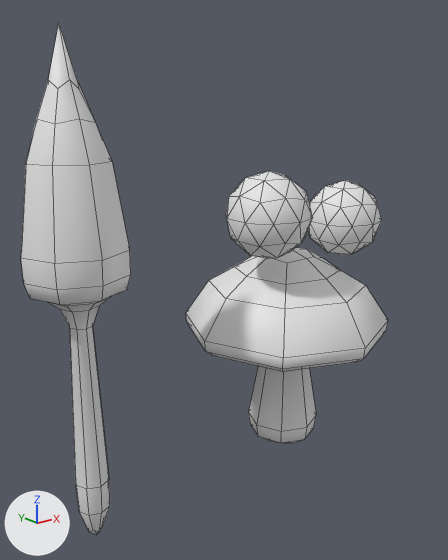
An edit to the Blender file res/model/mushroom.blend, drawn before and after from the same camera.
One viewpoint serves both versions: a 50 mm camera at (-3.93, -3.98, 3.48) aimed at (-0.68, 0.09, 1.85). Lighting does not change. The marker at lower left points along +X, +Y and +Z. Mesh edges are drawn as thin lines.

The first picture shows 'Icosphere', 'Icosphere.001', 'big_mushroom', 'mushroom'.
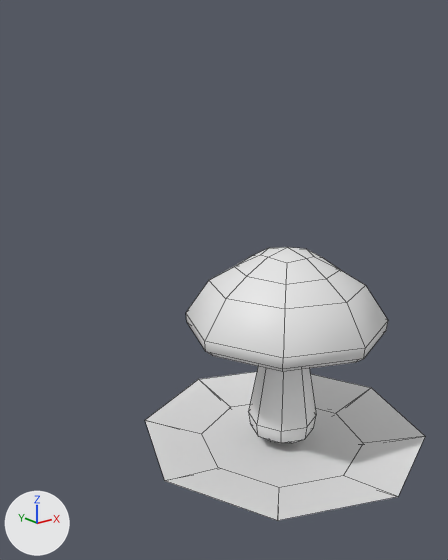
Pixel boxes [x1, y1, x2, y2] of what changed, in the pictures (448 x 560 px):
'bowl', added: after [145, 372, 425, 520]
'big_mushroom', deleted: before [21, 23, 131, 535]
'Icosphere.001', deleted: before [226, 171, 313, 258]
'Icosphere', deleted: before [308, 180, 382, 255]

Edits to the bpy script that builds the scene:
```text
Add me_bowl:
    me_bowl.from_pydata(...)  # 40 vertices, 34 faces; spans x -1.41..1.41, y -1.41..1.41, z -0.02..0.17
    me_bowl.polygons.foreach_set('use_smooth', [True] * 34)
Remove ob_icosphere:
    ob_icosphere = bpy.data.objects.new('Icosphere', me_iiicosphere)
    ob_icosphere.location = (0.672, -0.068, 2.25)
    ob_icosphere.scale = (0.367, 0.367, 0.367)
Remove ob_big_mushroom:
    ob_big_mushroom = bpy.data.objects.new('big_mushroom', me_mushroom_mesh_2)
    ob_big_mushroom.location = (-2.091, 0.0, 0.0)
    ob_big_mushroom.scale = (1.3, 1.3, 1.3)
Remove ob_icosphere_001:
    ob_icosphere_001 = bpy.data.objects.new('Icosphere.001', me_iiicosphere_001)
    ob_icosphere_001.location = (-0.468, -0.237, 2.45)
    ob_icosphere_001.scale = (0.367, 0.367, 0.367)
Add ob_bowl:
    ob_bowl = bpy.data.objects.new('bowl', me_bowl)
    ob_bowl.location = (0.0, 0.0, 0.0)
```
